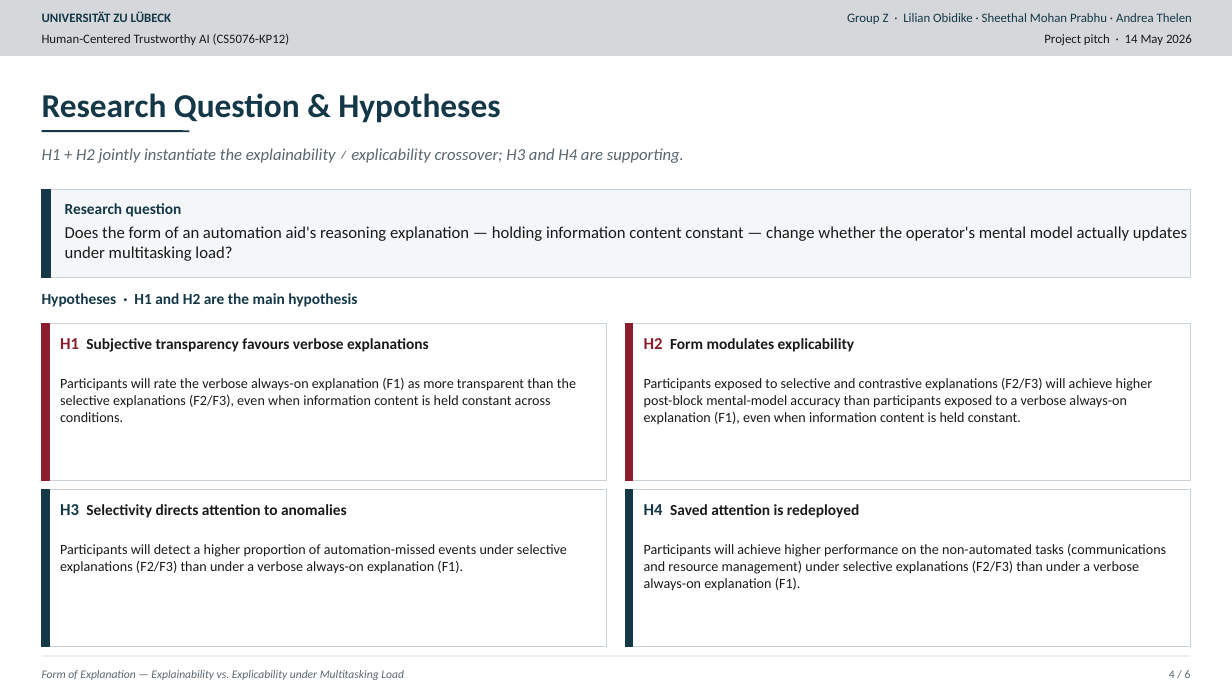
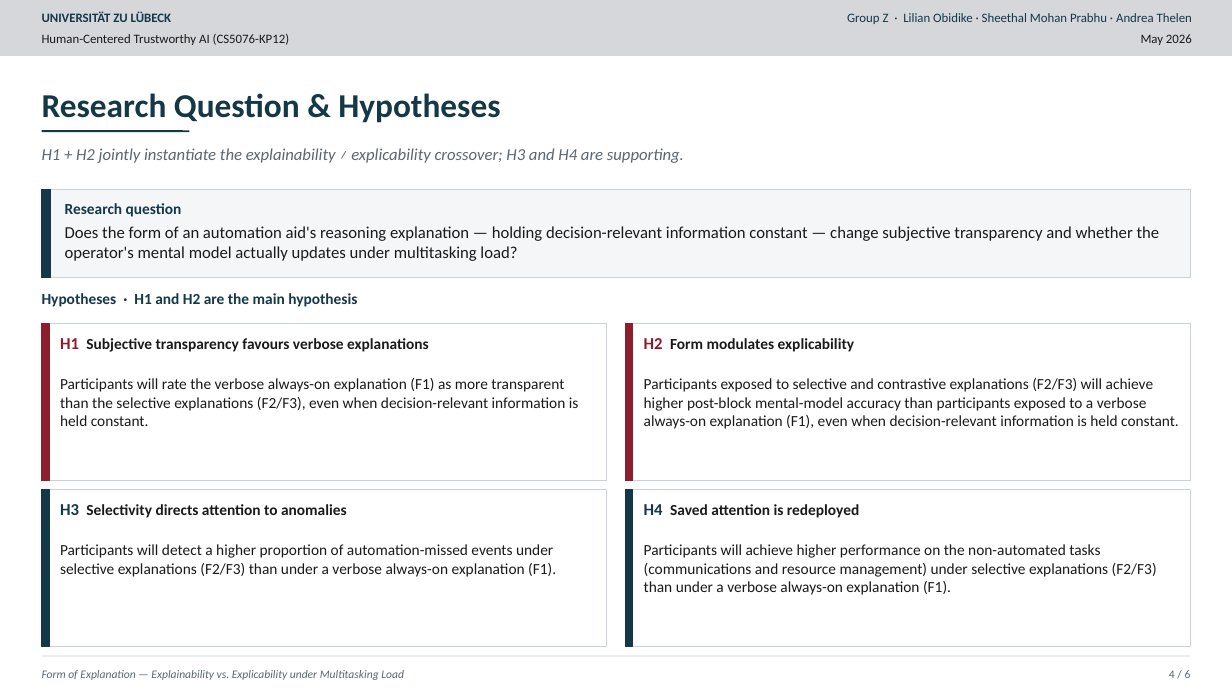
Before and after one commit to AndreaThelen/HumanCenteredAI, a slide deck: slide 4 of Documents/Study.pptx. Drawn at 1232x693 pixels with LibreOffice and Linux fonts; fonts in the diff are those of the drawing. Boxes give left, top, right and bottom in pixels: in the first picture for what was removed or moved away, otherwise in the second. Text is boxed around its words. In the diff, an @@ line names an element or a change of style, - is before the commit and + after.

Commit message:
update powerpoint

```diff
--- a/Documents/Study.pptx
+++ b/Documents/Study.pptx
@@ text at (1141,34,1192,45): text changed @@
-Project pitch · 14 May 2026
+May 2026
@@ text at (65,226,1160,261): text changed @@
-Does the form of an automation aid's reasoning explanation — holding information content constant — change whether the operator's mental model actually updates under multitasking load?
+Does the form of an automation aid's reasoning explanation — holding decision-relevant information constant — change subjective transparency and whether the operator's mental model actually updates under multitasking load?
@@ text at (60,378,579,426): text changed; size 11 to 12 pt @@
-Participants will rate the verbose always-on explanation (F1) as more transparent than the selective explanations (F2/F3), even when information content is held constant across conditions.
+Participants will rate the verbose always-on explanation (F1) as more transparent than the selective explanations (F2/F3), even when decision-relevant information is held constant.
@@ text at (644,378,1179,429): text changed; size 11 to 12 pt @@
-Participants exposed to selective and contrastive explanations (F2/F3) will achieve higher post-block mental-model accuracy than participants exposed to a verbose always-on explanation (F1), even when information content is held constant.
+Participants exposed to selective and contrastive explanations (F2/F3) will achieve higher post-block mental-model accuracy than participants exposed to a verbose always-on explanation (F1), even when decision-relevant information is held constant.
@@ text "Participants will detect a higher ..." at (60,544,556,577): size 11 to 12 pt @@
@@ text "Participants will achieve higher performance ..." at (644,544,1157,595): size 11 to 12 pt @@
```
Also in this commit, not shown: 5 other slides changed.
